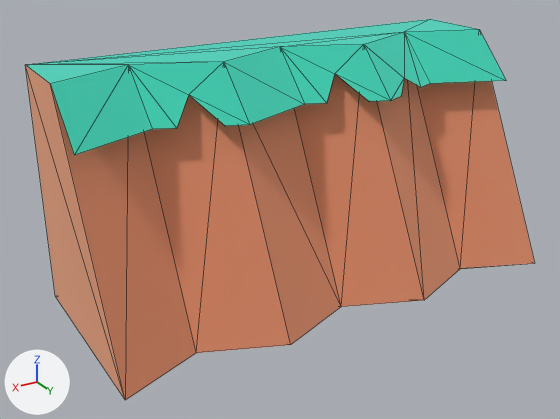
One commit to the glTF model public/models/nf2/nature/cliff_half_rock.glb: the scene before it, then after it.
Rendered twice from a 50 mm lens placed at (0.837, 0.997, 0.778), pointed at (0.063, -0.294, 0.132). Every picture has the same lights, and +X, +Y and +Z are marked at lower left. The first picture is the older version. Mesh edges are drawn as thin lines. Where no turn or scale is listed for an object, it has been applied to the vertices.

In view in the first picture: 'cliff_half_rock'.
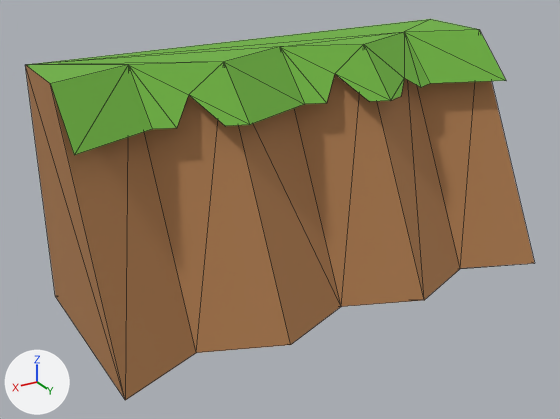
Diff of the bpy script that builds the scene:
```diff
--- a/public/models/nf2/nature/cliff_half_rock.glb.py
+++ b/public/models/nf2/nature/cliff_half_rock.glb.py
@@ mat_dirt @@
 mat_dirt = principled_material('dirt')
-mat_dirt.base_color = (0.886, 0.514, 0.341)  # beige #f2be9e
-mat_dirt.metallic = 1.0
+mat_dirt.base_color = (0.418, 0.198, 0.0762)  # brown #ad7b4e
 mat_dirt.roughness = 1.0
@@ mat_grass @@
 mat_grass = principled_material('grass')
-mat_grass.base_color = (0.173, 0.847, 0.722)  # cyan #73eddd
-mat_grass.metallic = 1.0
+mat_grass.base_color = (0.159, 0.451, 0.0513)  # green #6fb340
 mat_grass.roughness = 1.0
@@ ob_tmpparent @@
-ob_tmpparent = bpy.data.objects.new('tmpParent', None)
-ob_tmpparent.location = (0.0, 0.0, 0.0)
```

Boxes [x1, y1, x2, y2] around the edits, measured in the pictures (560 x 419 px):
'cliff_half_rock', recoloured, surface changed (darker)
    both: [25, 19, 534, 400]
